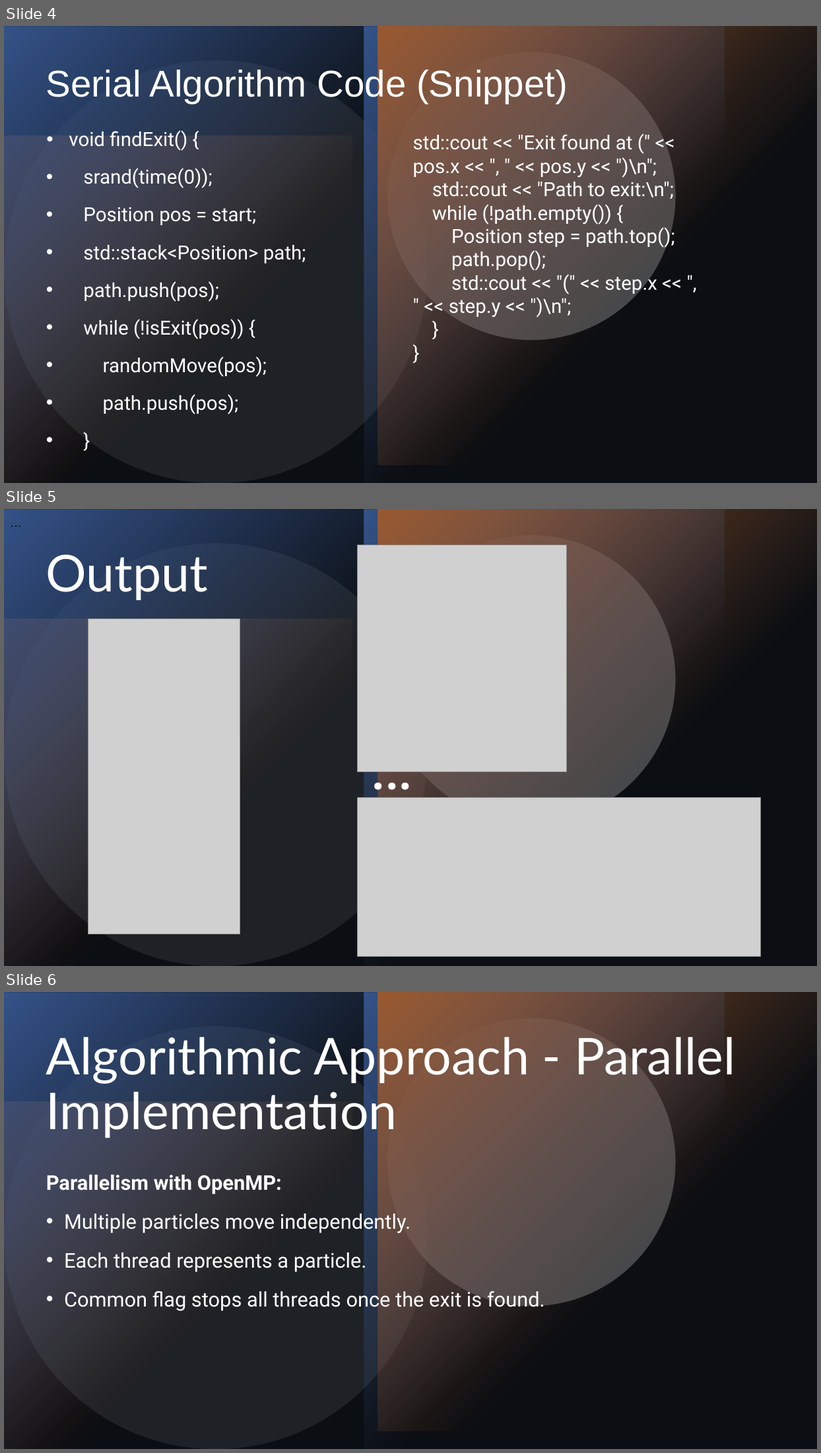
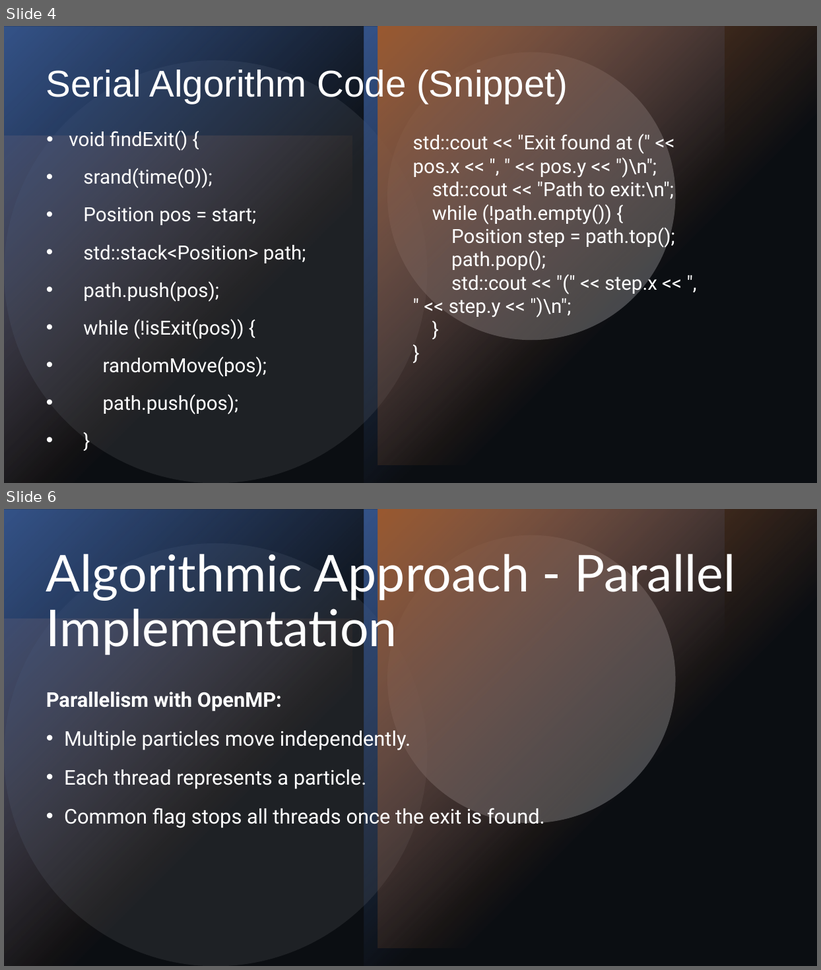
Before and after one commit to R-Marconi01/Maze-Solver, a slide deck: Maze Solver.pptx. Shown one above the other, each under a label of ours: slides 4, 5 and 6 before the commit, slides 4 and 6 after it; the slides between them are not shown. The pictures are 821x1453 and 821x970 pixels, drawn with LibreOffice and Linux fonts; fonts in the diff are those of the drawing; grey boxes stand for pictures. Boxes give left, top, right and bottom in pixels: in the first picture for what was removed or moved away, otherwise in the second. Text is boxed around its words. In the diff, an @@ line names an element or a change of style, - is before the commit and + after.

```diff
--- a/Maze Solver.pptx
+++ b/Maze Solver.pptx
@@ slide 5 removed at bbox=[4, 509, 817, 966], background #000000; not listed: 7 template elements that a slide beside it also shows @@
@@ text removed at bbox=[4, 509, 204, 536] @@
-…
@@ picture removed at bbox=[358, 545, 567, 772] @@
@@ title removed at bbox=[46, 555, 208, 601] @@
-Output
@@ picture removed at bbox=[88, 619, 240, 935] @@
@@ text removed at bbox=[364, 719, 457, 745] @@
-…
@@ picture removed at bbox=[358, 798, 761, 957] @@
```
Also in this commit, not shown: 1 slide added.
